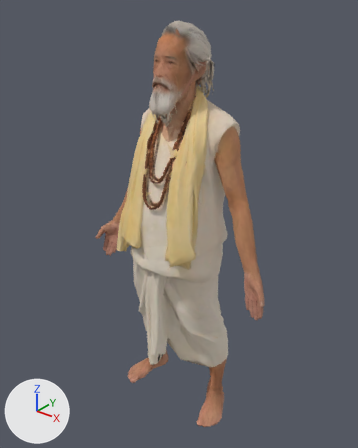
Before and after pictures for a commit that changed the glTF model assets/e4hermitbm.glb.
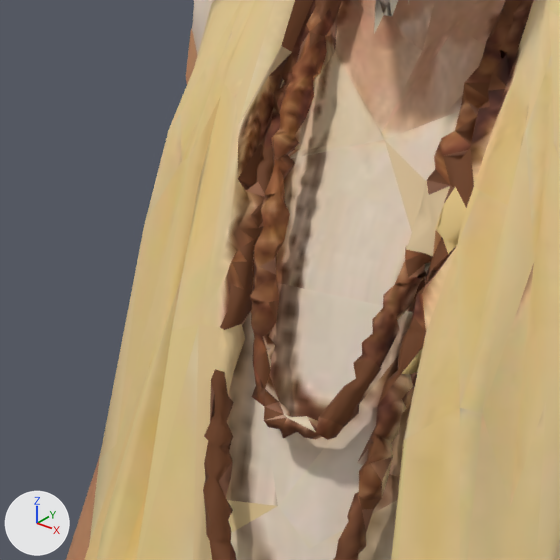
Old and new are each drawn whole from a 50 mm camera at (1.093, -1.349, 1.728) aimed at (-0.011, 0.03, 0.873) and again close up on the part from 32% to 53% of the width and 28% to 45% of the height. Every picture has the same lights, and +X, +Y and +Z are marked at lower left. The first two pictures are the older version. Vertices at exactly the same position are counted once.
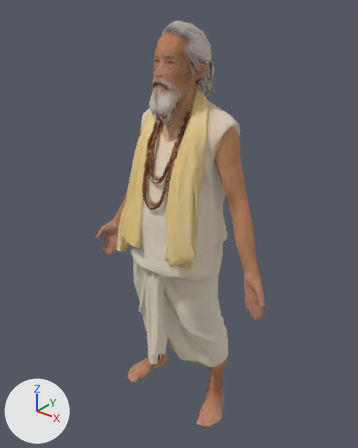
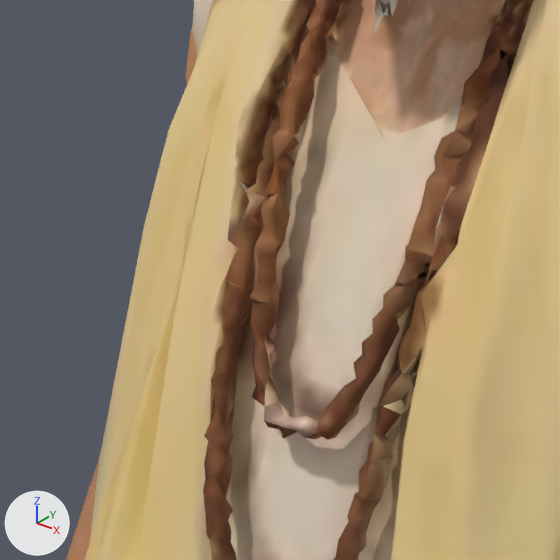
The edits, one by one:
Picture 'repainted' (img_repainted) is new.
Material 'Material_0' (mat_material_0) changes its picture from img_texture_0 to img_repainted.
me_mesh_0 has 3839 vertices, 7814 faces and spans x -0.43..0.43, y -0.19..0.19, z 0.0..1.62.
me_mesh_0 is used by ob_mesh_0; location (0.0, 0.0, 0.0).
Part 1, on me_mesh_0:
66 faces are deleted.
6 vertices move within x -0.02..0.02, y -0.15..-0.09, z 1.01..1.33.
66 new faces join them.
me_mesh_0 part 2: 7713 kept faces spanning x -0.43..0.43, y -0.19..0.19, z 0.0..1.62 get new texture (UV) coordinates.

Location of each change, (x1, y1, x2, y2) in pixels of the close-ups (560 x 560 px; the box of a moved part takes in the faces that stretch with it):
'Mesh_0', surface changed
    both: (133, 0, 542, 560)
part 1 of me_mesh_0, moved or reshaped
    both: (405, 253, 433, 285)
part 2 of me_mesh_0, surface changed
    both: (133, 0, 542, 560)
